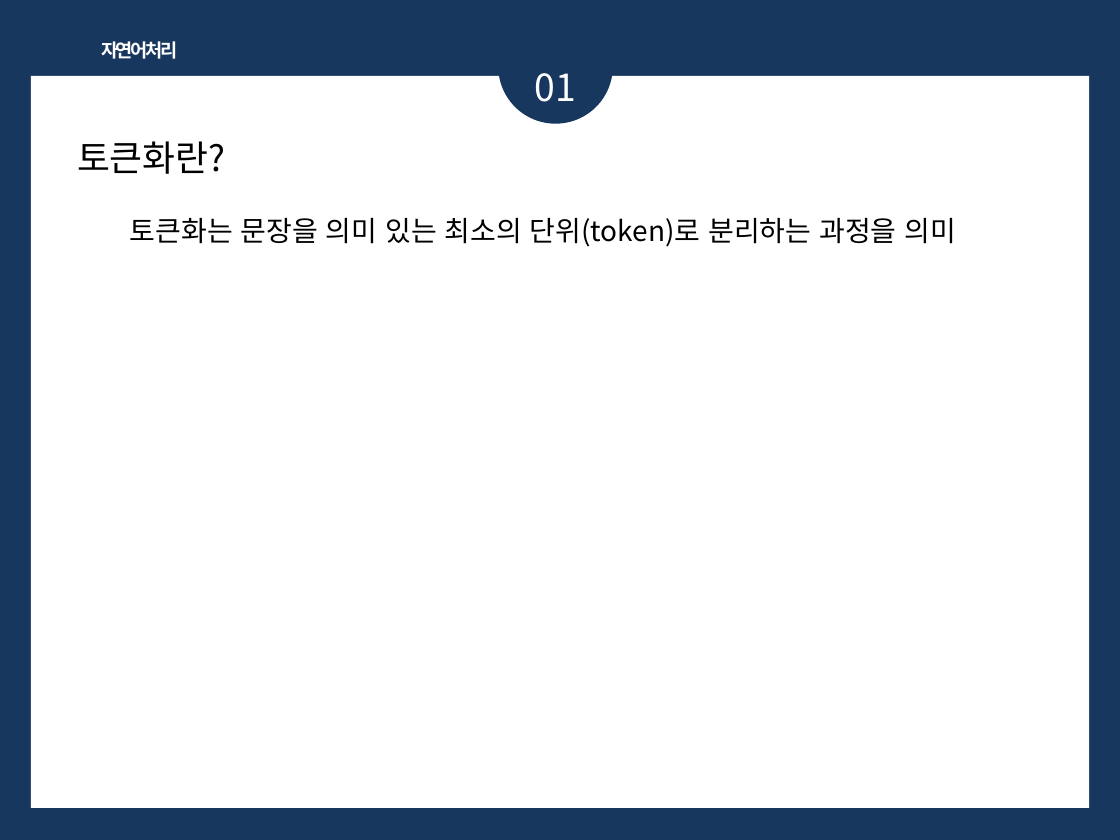
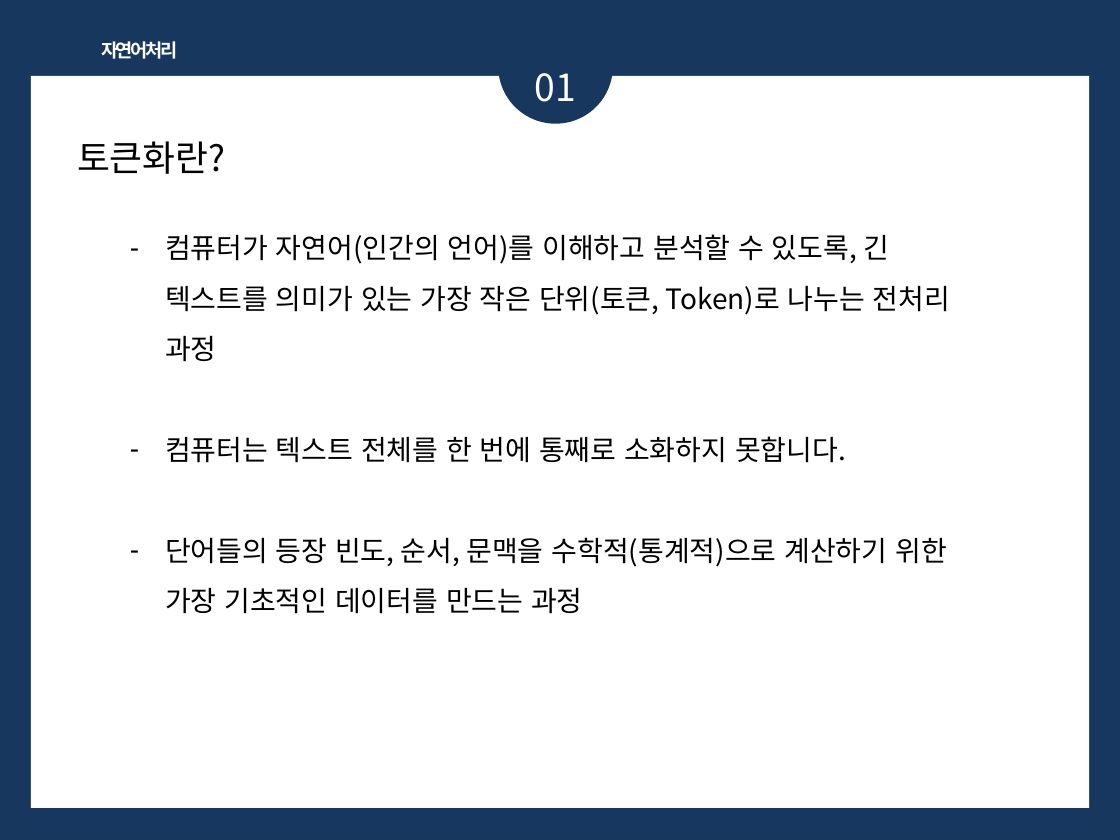
Before and after one commit to bsmoon-86/multicam_2025, a slide deck: slide 3 of PPT/자연어처리_정리.pptx. Drawn at 1120x840 pixels with LibreOffice and Linux fonts; fonts in the diff are those of the drawing. Boxes give left, top, right and bottom in pixels: in the first picture for what was removed or moved away, otherwise in the second. Text is boxed around its words. In the diff, an @@ line names an element or a change of style, - is before the commit and + after.

```diff
--- a/PPT/자연어처리_정리.pptx
+++ b/PPT/자연어처리_정리.pptx
@@ text at bbox=[165, 234, 950, 614]: text changed @@
-토큰화는 문장을 의미 있는 최소의 단위(token)로 분리하는 과정을 의미
+– 컴퓨터가 자연어(인간의 언어)를 이해하고 분석할 수 있도록, 긴 텍스트를 의미가 있는 가장 작은 단위(토큰, Token)로 나누는 전처리 과정
+– 컴퓨터는 텍스트 전체를 한 번에 통째로 소화하지 못합니다.
+– 단어들의 등장 빈도, 순서, 문맥을 수학적(통계적)으로 계산하기 위한 가장 기초적인 데이터를 만드는 과정
```
Also in this commit, not shown: 1 other slide changed, 11 slides added, 1 other file.
